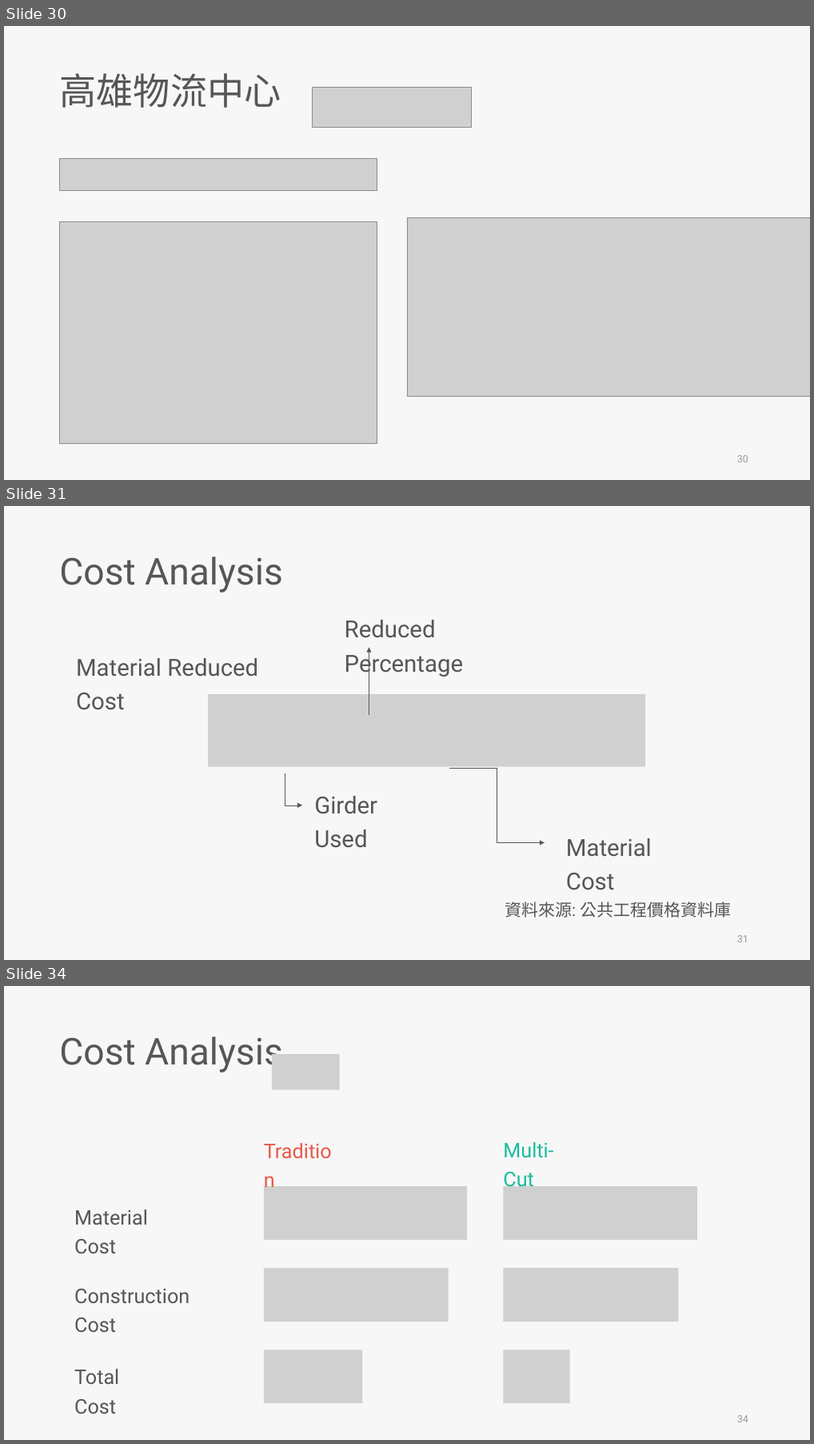
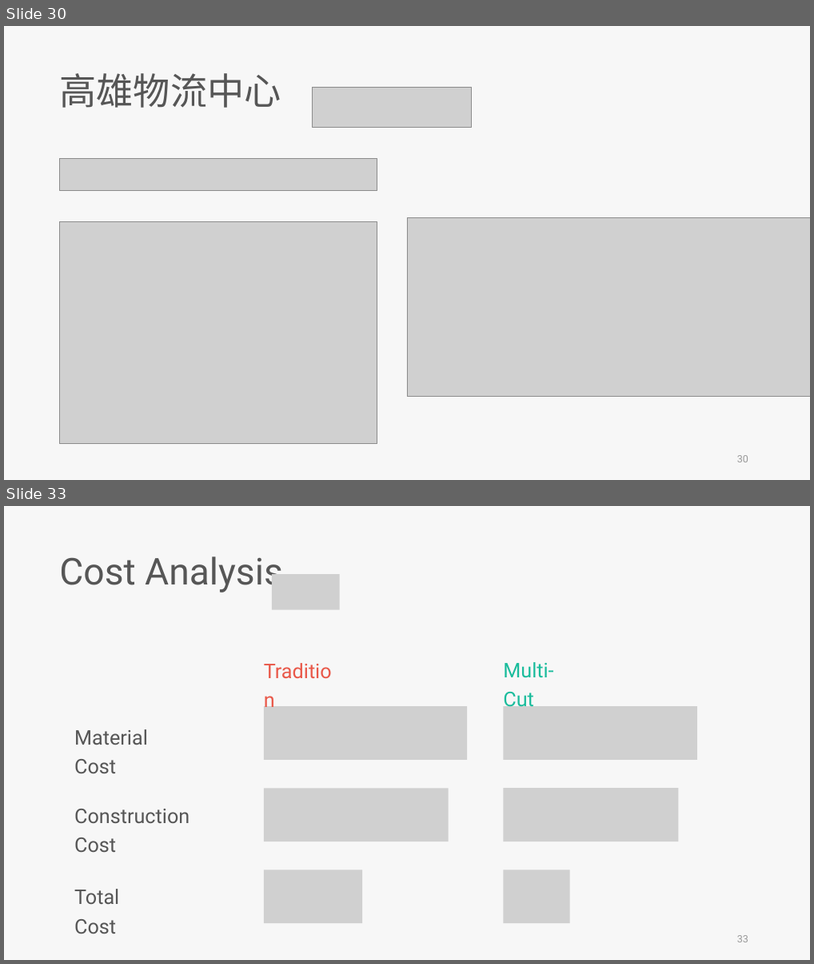
Before and after one commit to skyran1278/thesis, a slide deck: Meeting/20190523 Seminar/20190523 Seminar.pptx. Shown one above the other, each under a label of ours: slides 30, 31 and 34 before the commit, slides 30 and 33 after it; the slides between them are not shown. The pictures are 814x1444 and 814x964 pixels, drawn with LibreOffice and Linux fonts; fonts in the diff are those of the drawing; grey boxes stand for pictures. Boxes give left, top, right and bottom in pixels: in the first picture for what was removed or moved away, otherwise in the second. Text is boxed around its words. In the diff, an @@ line names an element or a change of style, - is before the commit and + after.

```diff
--- a/Meeting/20190523 Seminar/20190523 Seminar.pptx
+++ b/Meeting/20190523 Seminar/20190523 Seminar.pptx
@@ slide 31 removed at box(4, 506, 810, 960), background #F7F7F7 @@
@@ text removed at box(59, 556, 283, 592) @@
-Cost Analysis
@@ text removed at box(345, 620, 463, 677) @@
-Reduced Percentage
@@ arrow removed from (370, 715) to (370, 647) @@
@@ text removed at box(76, 658, 258, 710) @@
-Material Reduced Cost
@@ picture removed at box(209, 694, 646, 767) @@
@@ elbow arrow removed from (450, 768) to (545, 842) @@
@@ elbow arrow removed from (286, 773) to (302, 805) @@
@@ text removed at box(314, 796, 378, 848) @@
-Girder Used
@@ text removed at box(566, 838, 652, 890) @@
-Material Cost
@@ text removed at box(505, 901, 732, 917) @@
-資料來源: 公共工程價格資料庫
@@ page number removed at box(738, 935, 749, 942) @@
-31
@@ what was slide 34 is now slide 33 @@
@@ page number at box(738, 935, 749, 942): text changed @@
-34
+33
```
Also in this commit, not shown: 8 slides changed.
